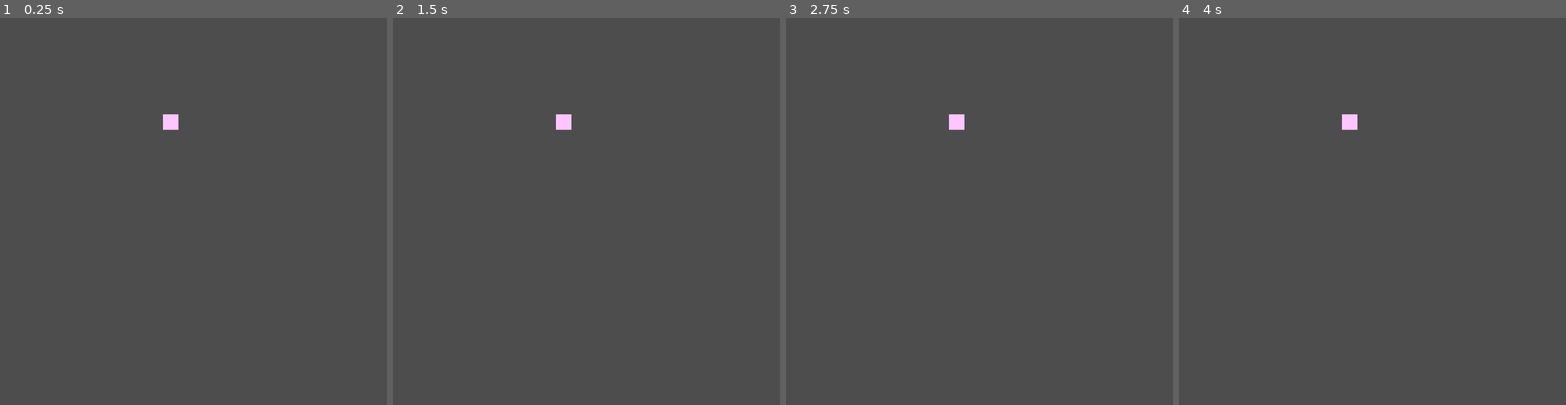
Above: before the commit, frames 1-4 (left to right).
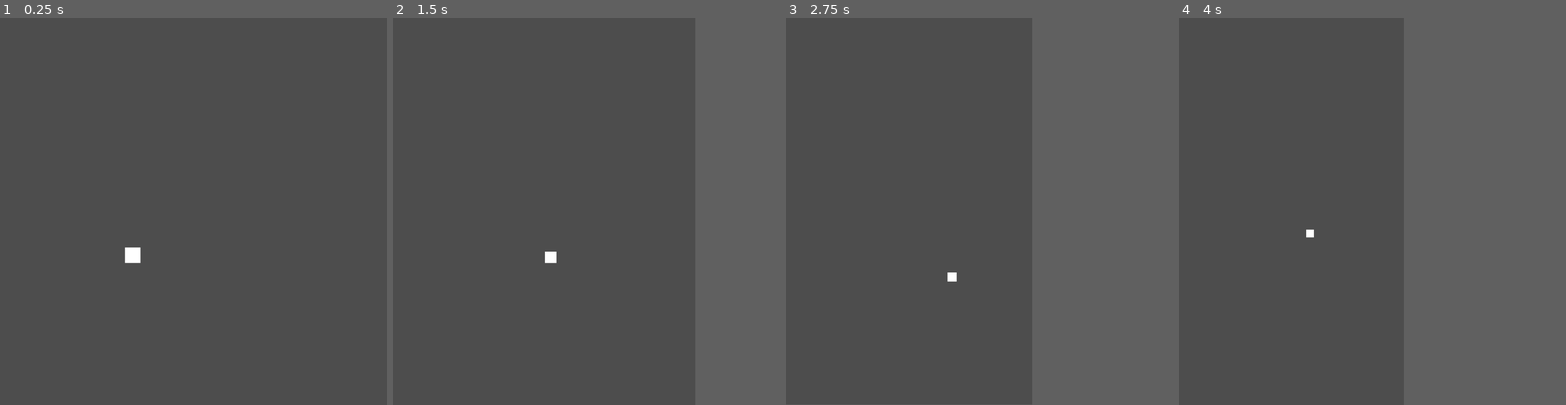
Above: after the commit, the same moments.

Repository: Ginger-The-Cat/Window-moving
Game: Godot game, scene res://main.tscn
Same seed, same stepped clock (60 frames per second), same inputs: the game is played once before the commit and once after it. Before the commit the project starts from res://node_2d.tscn.
Inputs:
- Up to frame 1 (0.25 s): no input
- Up to frame 2 (1.5 s): tap Enter at 0.5 s; hold D (test_right, bound only after the commit) 0.53-1.28 s; hold Keypad 2 (test_higher, bound only after the commit) 0.53-1.28 s; tap Keypad 1 (test_wider, bound only after the commit) at 0.8, 1.35 s; hold S (test_down, bound only after the commit) from 1.28 s (still down)
- Up to frame 3 (2.75 s): tap Keypad 2 (test_higher, bound only after the commit) at 1.55 s; release S (test_down, bound only after the commit) at 2.03 s; hold D (test_right, bound only after the commit) from 2.03 s (still down); hold Keypad 2 (test_higher, bound only after the commit) from 2.03 s (still down); tap Keypad 1 (test_wider, bound only after the commit) at 2.3 s
- Up to frame 4 (4 s): release D (test_right, bound only after the commit) at 2.78 s; release Keypad 2 (test_higher, bound only after the commit) at 2.78 s; hold W (test_up, bound only after the commit) 2.78-3.53 s; tap Keypad 1 (test_wider, bound only after the commit) at 2.85, 3.8 s; tap Keypad 2 (test_higher, bound only after the commit) at 3.05 s; hold A (test_left, bound only after the commit) from 3.53 s (still down); hold Keypad 2 (test_higher, bound only after the commit) from 3.53 s (still down)
In our replay, in frame 2 the window is 800x800 before the commit and 625x800 after it. These sizes can differ from the game's own. Grey fills any space a smaller window leaves; there, only what the larger window draws over its background counts as a difference.

The runs differ from the first frame. In frame 1, 0.3% of the frame differs, in the area x 32-47%, y 24-64%; in frame 2, 0.2%; in frame 3, 0.2%; in frame 4, 0.2%.

Commit message:
node clean up
cleaned up nodes and attempted to fix camera jitter

Diff:
--- /dev/null
+++ b/window-moving/main.tscn
@@ -0,0 +1,29 @@
+[gd_scene format=3 uid="uid://bdoardvbp8mq3"]
+
+[ext_resource type="Script" uid="uid://c8xiq7icil1ex" path="res://window_control.gd" id="1_0xm2m"]
+[ext_resource type="Script" uid="uid://cuwwmcxrwr0oa" path="res://player_test.gd" id="2_h2yge"]
+
+[node name="Main" type="Node2D" unique_id=609294882]
+
+[node name="Window control" type="Node2D" parent="." unique_id=1245967490]
+script = ExtResource("1_0xm2m")
+
+[node name="Camera2D" type="Camera2D" parent="Window control" unique_id=459471723]
+position = Vector2(580, 328)
+limit_enabled = false
+
+[node name="Player test" type="Node2D" parent="." unique_id=1051825572]
+script = ExtResource("2_h2yge")
+
+[node name="ColorRect" type="ColorRect" parent="Player test" unique_id=129531685]
+anchors_preset = 8
+anchor_left = 0.5
+anchor_top = 0.5
+anchor_right = 0.5
+anchor_bottom = 0.5
+offset_left = 403.0
+offset_top = 421.0
+offset_right = 443.0
+offset_bottom = 461.0
+grow_horizontal = 2
+grow_vertical = 2
--- a/window-moving/node_2d.tscn
+++ /dev/null
@@ -1,22 +0,0 @@
-[gd_scene format=3 uid="uid://bdsdpx41xorlq"]
-
-[ext_resource type="Script" uid="uid://blv72bghqxdas" path="res://node_2d.gd" id="1_wtcfe"]
-
-[node name="Node2D" type="Node2D" unique_id=609294882]
-position = Vector2(441, 269)
-script = ExtResource("1_wtcfe")
-
-[node name="ColorRect" type="ColorRect" parent="." unique_id=1279511140]
-anchors_preset = 8
-anchor_left = 0.5
-anchor_top = 0.5
-anchor_right = 0.5
-anchor_bottom = 0.5
-offset_left = -20.0
-offset_top = -20.0
-offset_right = 20.0
-offset_bottom = 20.0
-grow_horizontal = 2
-grow_vertical = 2
-color = Color(1, 0.77254903, 1, 1)
-metadata/_edit_use_anchors_ = true
--- /dev/null
+++ b/window-moving/player_test.gd
@@ -0,0 +1,18 @@
+extends Node2D
+
+
+# Called when the node enters the scene tree for the first time.
+func _ready() -> void:
+	pass # Replace with function body.
+
+
+# Called every frame. 'delta' is the elapsed time since the previous frame.
+func _process(delta: float) -> void:
+	if Input.is_action_pressed("test_right"):
+		position.x += 4
+	if Input.is_action_pressed("test_down"):
+		position.y += 4
+	if Input.is_action_pressed("test_left"):
+		position.x -= 4
+	if Input.is_action_pressed("test_up"):
+		position.y -= 4
--- a/window-moving/project.godot
+++ b/window-moving/project.godot
@@ -11,9 +11,42 @@
 [application]
 
 config/name="Window moving"
-run/main_scene="uid://bdsdpx41xorlq"
+run/main_scene="res://main.tscn"
 config/features=PackedStringArray("4.6", "Forward Plus")
 config/icon="res://icon.svg"
+
+[input]
+
+test_up={
+"deadzone": 0.2,
+"events": [Object(InputEventKey,"resource_local_to_scene":false,"resource_name":"","device":-1,"window_id":0,"alt_pressed":false,"shift_pressed":false,"ctrl_pressed":false,"meta_pressed":false,"pressed":false,"keycode":0,"physical_keycode":87,"key_label":0,"unicode":119,"location":0,"echo":false,"script":null)
+]
+}
+test_down={
+"deadzone": 0.2,
+"events": [Object(InputEventKey,"resource_local_to_scene":false,"resource_name":"","device":-1,"window_id":0,"alt_pressed":false,"shift_pressed":false,"ctrl_pressed":false,"meta_pressed":false,"pressed":false,"keycode":0,"physical_keycode":83,"key_label":0,"unicode":115,"location":0,"echo":false,"script":null)
+]
+}
+test_right={
+"deadzone": 0.2,
+"events": [Object(InputEventKey,"resource_local_to_scene":false,"resource_name":"","device":-1,"window_id":0,"alt_pressed":false,"shift_pressed":false,"ctrl_pressed":false,"meta_pressed":false,"pressed":false,"keycode":0,"physical_keycode":68,"key_label":0,"unicode":100,"location":0,"echo":false,"script":null)
+]
+}
+test_left={
+"deadzone": 0.2,
+"events": [Object(InputEventKey,"resource_local_to_scene":false,"resource_name":"","device":-1,"window_id":0,"alt_pressed":false,"shift_pressed":false,"ctrl_pressed":false,"meta_pressed":false,"pressed":false,"keycode":0,"physical_keycode":65,"key_label":0,"unicode":97,"location":0,"echo":false,"script":null)
+]
+}
+test_wider={
+"deadzone": 0.2,
+"events": [Object(InputEventKey,"resource_local_to_scene":false,"resource_name":"","device":-1,"window_id":0,"alt_pressed":false,"shift_pressed":false,"ctrl_pressed":false,"meta_pressed":false,"pressed":false,"keycode":0,"physical_keycode":4194439,"key_label":0,"unicode":49,"location":0,"echo":false,"script":null)
+]
+}
+test_higher={
+"deadzone": 0.2,
+"events": [Object(InputEventKey,"resource_local_to_scene":false,"resource_name":"","device":-1,"window_id":0,"alt_pressed":false,"shift_pressed":false,"ctrl_pressed":false,"meta_pressed":false,"pressed":false,"keycode":0,"physical_keycode":4194440,"key_label":0,"unicode":50,"location":0,"echo":false,"script":null)
+]
+}
 
 [physics]
 
--- a/window-moving/node_2d.gd
+++ b/window-moving/window_control.gd
@@ -1,4 +1,7 @@
 extends Node2D
+
+var width = 500
+var height = 500
 
 # Called when the node enters the scene tree for the first time.
 func _ready() -> void:
@@ -9,12 +12,11 @@
 func _process(delta: float) -> void:
 	var rand = RandomNumberGenerator.new()
 
-	var width = 500
-	var height = 500
-
-
 	get_window().size = Vector2(width*2, height*2)
 	get_window().position = Vector2(position.x, position.y)
+
+	$Camera2D.zoom = Vector2(width / $Camera2D.get_viewport().size.x, height / $Camera2D.get_viewport().size.y)
+
 	if Input.is_action_pressed("ui_right"):
 		position.x += 4
 	if Input.is_action_pressed("ui_down"):
@@ -24,5 +26,7 @@
 	if Input.is_action_pressed("ui_up"):
 		position.y -= 4
 
-
-	print(position.x)
+	if Input.is_action_pressed("test_wider"):
+		width += 4
+	if Input.is_action_pressed("test_higher"):
+		height += 4
Not shown, removed: window-moving/node_2d.gd.uid
Not shown, added: window-moving/player_test.gd.uid
Not shown, added: window-moving/window_control.gd.uid
